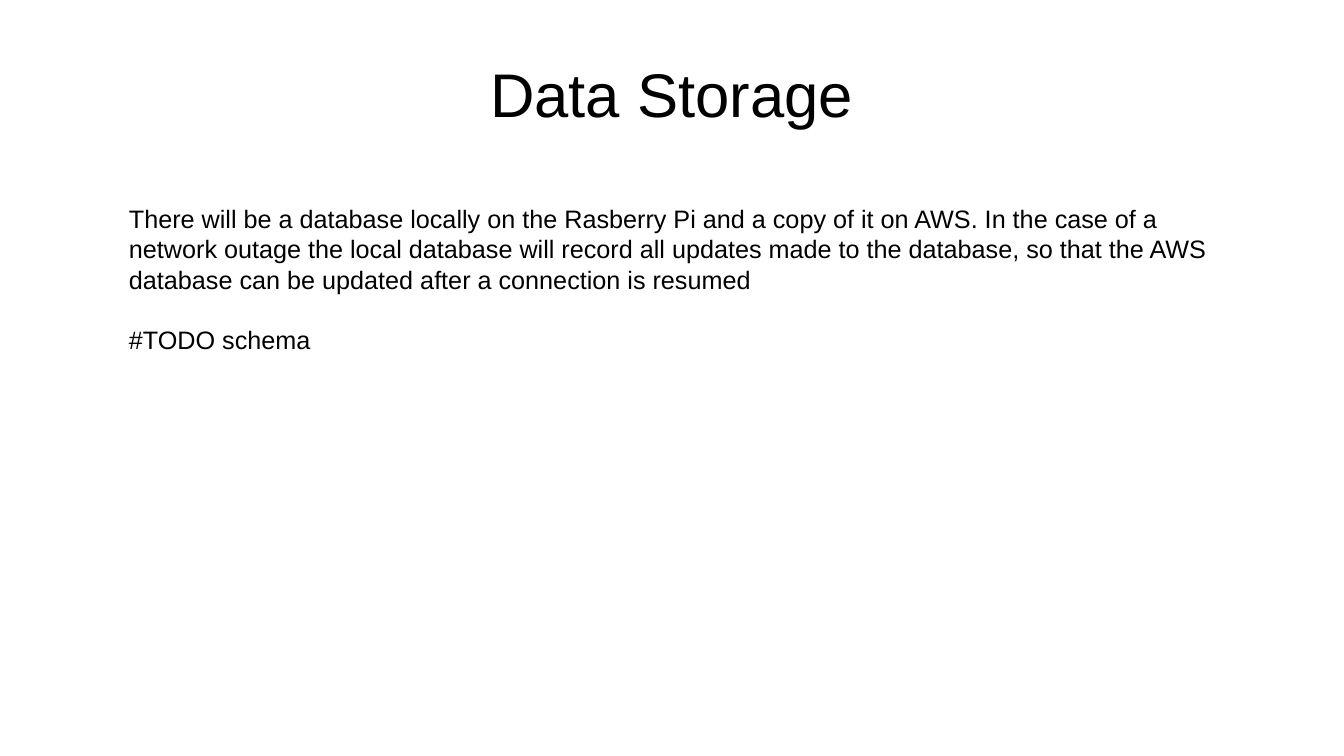
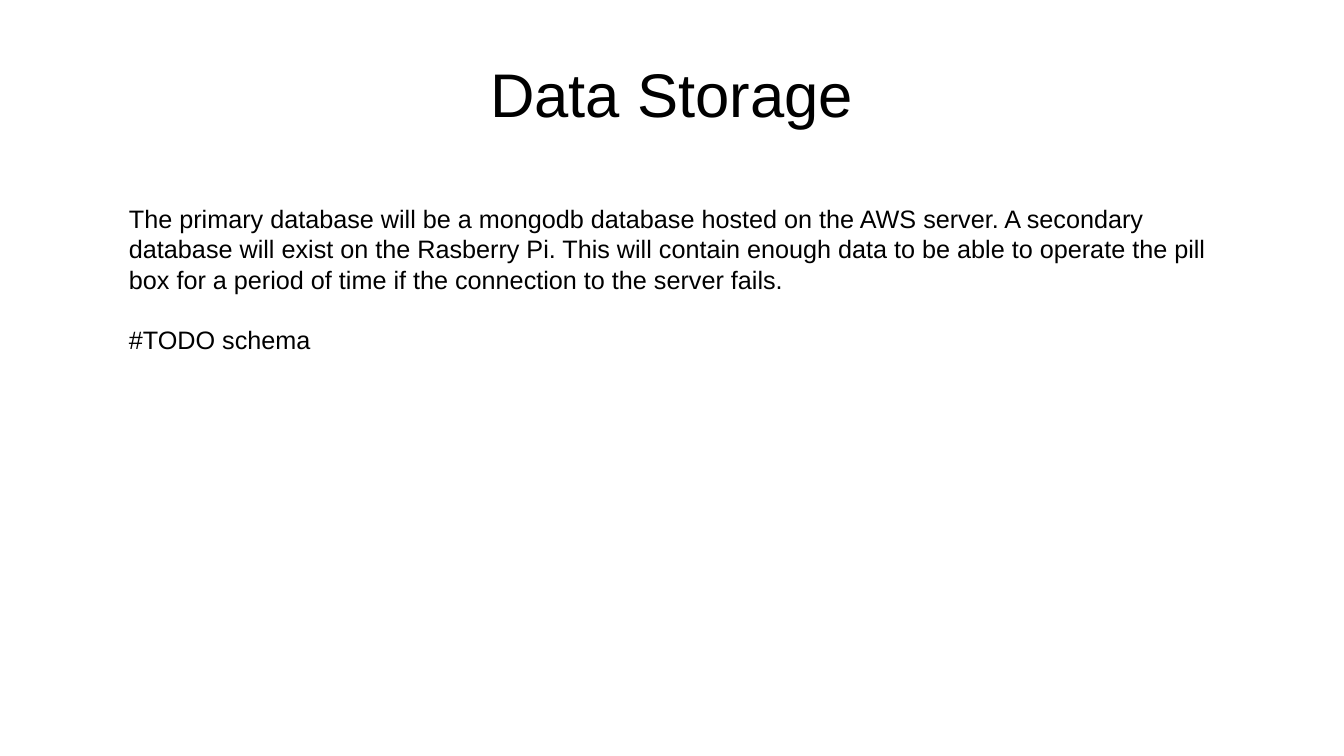
Before and after one commit to cianashby1337/IOT_CA1_Documentation, a slide deck: slide 2 of Slideshow template.pptx (slide 12 before the commit). Drawn at 1344x756 pixels with LibreOffice and Linux fonts; fonts in the diff are those of the drawing. Boxes give left, top, right and bottom in pixels: in the first picture for what was removed or moved away, otherwise in the second. Text is boxed around its words. In the diff, an @@ line names an element or a change of style, - is before the commit and + after.

```diff
--- a/Slideshow template.pptx
+++ b/Slideshow template.pptx
@@ text at box(129, 209, 1205, 294): text changed @@
-There will be a database locally on the Rasberry Pi and a copy of it on AWS. In the case of a network outage the local database will record all updates made to the database, so that the AWS database can be updated after a connection is resumed
+The primary database will be a mongodb database hosted on the AWS server. A secondary database will exist on the Rasberry Pi. This will contain enough data to be able to operate the pill box for a period of time if the connection to the server fails.
```
Also in this commit, not shown: 1 other slide changed, 13 slides removed.
